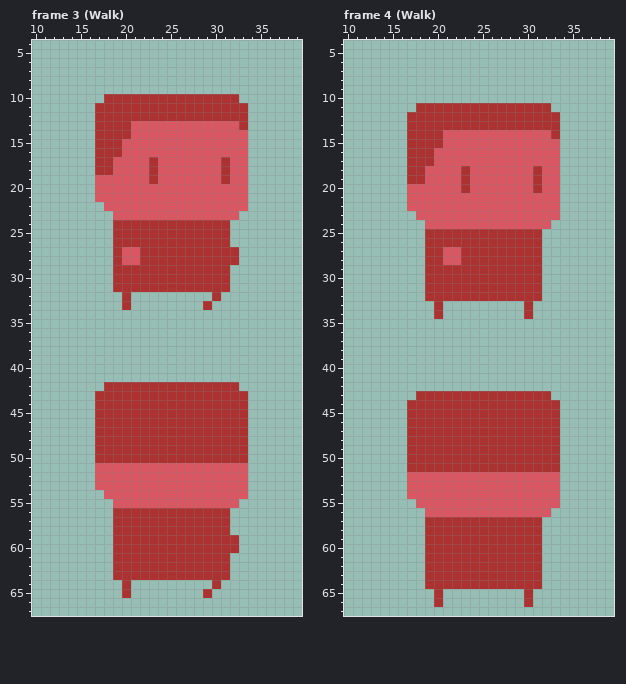
Pixel-art file -- Assets/Adam/AdamPlayerTest/Player.aseprite. The picture above is the old version.
52x70 pixels, 15 frames. Shown: frame 3 (Walk): x 10..39, y 4..67; frame 4 (Walk): x 10..39, y 4..67. The commit also changed other frames, which this record leaves out.
The same view after the edit:
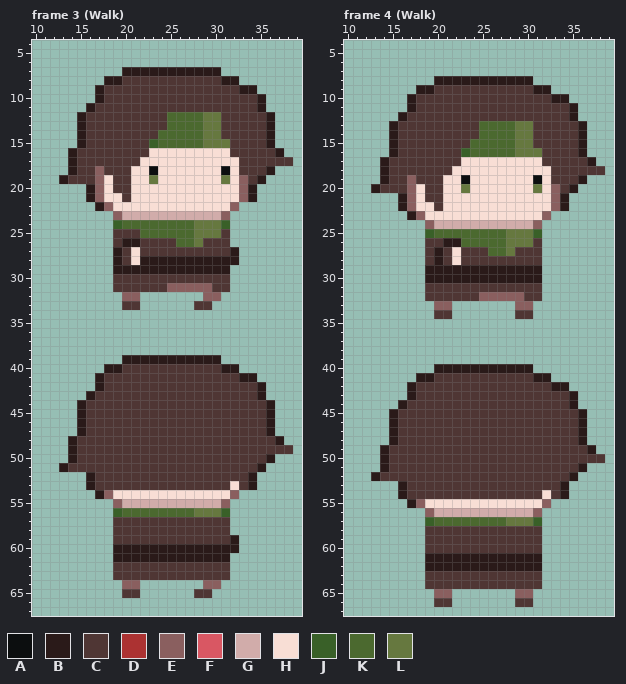
Palette (. is transparent): A #0c0e0f  B #2a1a19  C #4f3634  D #ac3232  E #8a5f5f  F #d95763  G #d1acaa  H #f8ded5  J #396028  K #4b692f  L #66783f
The edit:
Changed rows in their new state; - is an unchanged pixel.
Frame 3 (Walk):
first column x 13:
 7 -------BBBBBBBBBBB--------
 8 -----BBCCCCCCCCCCCBB------
 9 ----BCCCCCCCCCCCCCCCBB----
10 ----BCCCCCCCCCCCCCCCCCB---
11 ---BCCCCCCCCCCCCCCCCCCB---
12 --BCCCCCCCCCKKKKLLCCCCCB--
13 --BCCCCCCCCCKKKKLLCCCCCB--
14 --BCCCCCCCCKKKKKLLCCCCCB--
15 --BCCCCCCCJKKKKKLLLCCCCB--
16 -BCCCCCCCCHHHHHHHHHCCCCCB-
17 -BCCCCCCCHHHHHHHHHHHCCCCCC
18 -BCCECCCHHAHHHHHHHAHCCCB--
19 BCCCEHCCHHLHHHHHHHLHECB---
20 ---BEHCCHHHHHHHHHHHHEB----
21 ---BEHHCHHHHHHHHHHHHEB----
22 ----BEHHHHHHHHHHHHHE.-----
23 ------EGGGGGGGGGGGE.------
24 ------JKKKKKKKKLLLJ-------
25 ------CCCKKKKKKLLLC-------
26 ------CBBCCCCKKLCCC-------
27 ------BCHCCCCCCCCCCB------
28 ------BCHBBBBBBBBBBB------
29 ------BBBBBBBBBBBBB-------
30 ------CCCCCCCCCCCCC-------
31 ------CCCCCCEEEEECC-------
32 -------EE-------EE--------
33 -------CC------CC---------
first column x 13:
39 -------BBBBBBBBBBB--------
40 -----BBCCCCCCCCCCCBB------
41 ----BCCCCCCCCCCCCCCCBB----
42 ----BCCCCCCCCCCCCCCCCCB---
43 ---BCCCCCCCCCCCCCCCCCCB---
44 --BCCCCCCCCCCCCCCCCCCCCB--
45 --BCCCCCCCCCCCCCCCCCCCCB--
46 --BCCCCCCCCCCCCCCCCCCCCB--
47 --BCCCCCCCCCCCCCCCCCCCCB--
48 -BCCCCCCCCCCCCCCCCCCCCCCB-
49 -BCCCCCCCCCCCCCCCCCCCCCCCC
50 -BCCCCCCCCCCCCCCCCCCCCCB--
51 BCCCCCCCCCCCCCCCCCCCCCB---
52 ---BCCCCCCCCCCCCCCCCCB----
53 ---BCCCCCCCCCCCCCCCHCB----
54 ----BEHHHHHHHHHHHHHE.-----
55 ------EGGGGGGGGGGGE.------
56 ------JKKKKKKKKLLLJ-------
57 ------CCCCCCCCCCCCC-------
58 ------CCCCCCCCCCCCC-------
59 ------CCCCCCCCCCCCCB------
60 ------BBBBBBBBBBBBBB------
61 ------BBBBBBBBBBBBB-------
62 ------CCCCCCCCCCCCC-------
63 ------CCCCCCCCCCCCC-------
64 -------EE-------EE--------
65 -------CC------CC---------
Frame 4 (Walk), layers "FRONT VIEW/hands", "FRONT VIEW/front", "BACK VIEW/back":
first column x 13:
 8 -------BBBBBBBBBBB--------
 9 -----BBCCCCCCCCCCCBB------
10 ----BCCCCCCCCCCCCCCCBB----
11 ----BCCCCCCCCCCCCCCCCCB---
12 ---BCCCCCCCCCCCCCCCCCCB---
13 --BCCCCCCCCCKKKKLLCCCCCB--
14 --BCCCCCCCCCKKKKLLCCCCCB--
15 --BCCCCCCCCKKKKKLLCCCCCB--
16 --BCCCCCCCJKKKKKLLLCCCCB--
17 -BCCCCCCCCHHHHHHHHHCCCCCB-
18 -BCCCCCCCHHHHHHHHHHHCCCCCC
19 -BCCECCCHHAHHHHHHHAHCCCB--
20 BCCCEHCCHHLHHHHHHHLHECB---
21 ---BEHCCHHHHHHHHHHHHEB----
22 ---BEHHCHHHHHHHHHHHHEB----
23 ----BEHHHHHHHHHHHHHE.-----
24 ------EGGGGGGGGGGGE.------
25 ------JKKKKKKKKLLLJ-------
26 ------CCBBKKKKKLLLC-------
27 ------CBCHCCCKKLCCC-------
28 ------CBCHCCCCCCCCC-------
29 ------BBBBBBBBBBBBB-------
30 ------BBBBBBBBBBBBB-------
31 ------CCCCCCCCCCCCC-------
32 ------CCCCCCEEEEECC-------
33 -------EE-------EE--------
34 -------CC-------CC--------
first column x 13:
40 -------BBBBBBBBBBB--------
41 -----BBCCCCCCCCCCCBB------
42 ----BCCCCCCCCCCCCCCCBB----
43 ----BCCCCCCCCCCCCCCCCCB---
44 ---BCCCCCCCCCCCCCCCCCCB---
45 --BCCCCCCCCCCCCCCCCCCCCB--
46 --BCCCCCCCCCCCCCCCCCCCCB--
47 --BCCCCCCCCCCCCCCCCCCCCB--
48 --BCCCCCCCCCCCCCCCCCCCCB--
49 -BCCCCCCCCCCCCCCCCCCCCCCB-
50 -BCCCCCCCCCCCCCCCCCCCCCCCC
51 -BCCCCCCCCCCCCCCCCCCCCCB--
52 BCCCCCCCCCCCCCCCCCCCCCB---
53 ---BCCCCCCCCCCCCCCCCCB----
54 ---BCCCCCCCCCCCCCCCHCB----
55 ----BEHHHHHHHHHHHHHE.-----
56 ------EGGGGGGGGGGGE.------
57 ------JKKKKKKKKLLLJ-------
58 ------CCCCCCCCCCCCC-------
59 ------CCCCCCCCCCCCC-------
60 ------CCCCCCCCCCCCC-------
61 ------BBBBBBBBBBBBB-------
62 ------BBBBBBBBBBBBB-------
63 ------CCCCCCCCCCCCC-------
64 ------CCCCCCCCCCCCC-------
65 -------EE-------EE--------
66 -------CC-------CC--------
Boxes around the changes in both pictures, in picture pixels (x1, y1, x2, y2):
changed: (59, 67, 293, 310)
changed: (59, 355, 293, 598)
changed: (371, 76, 605, 319)
changed: (371, 364, 605, 607)
